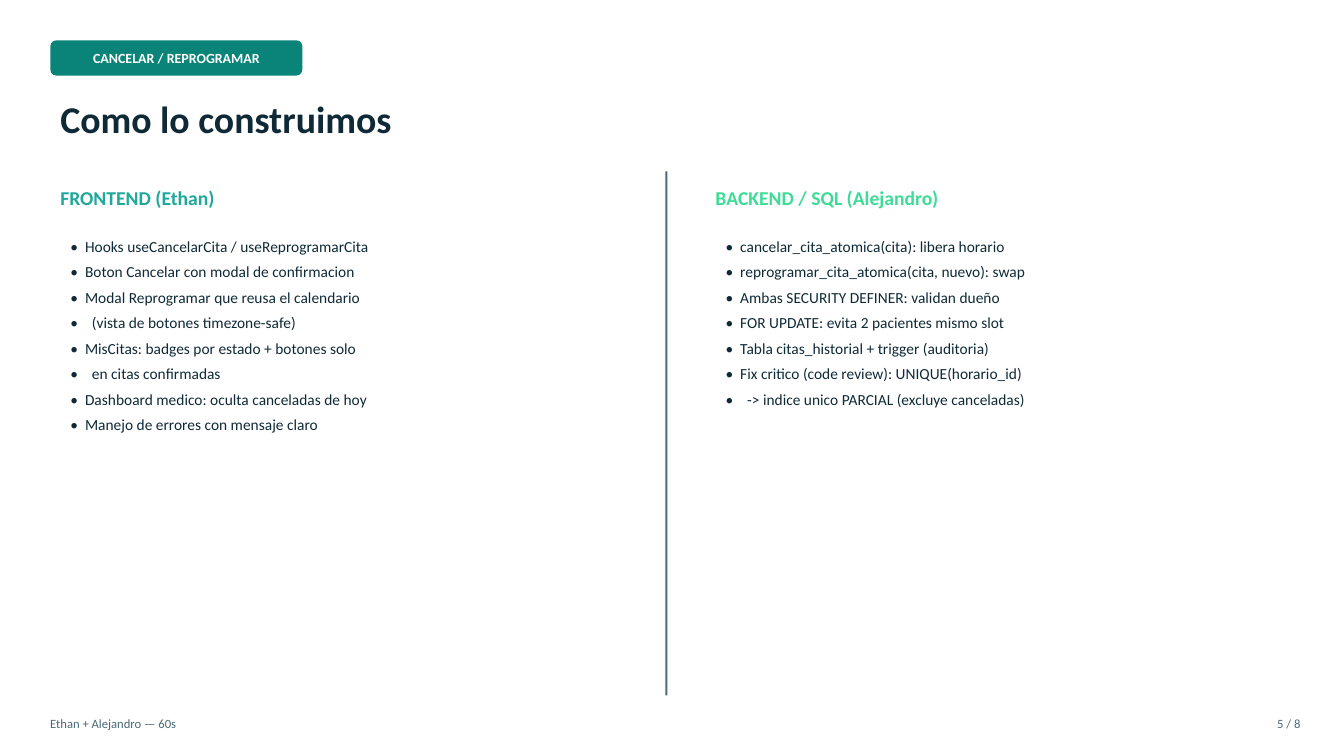
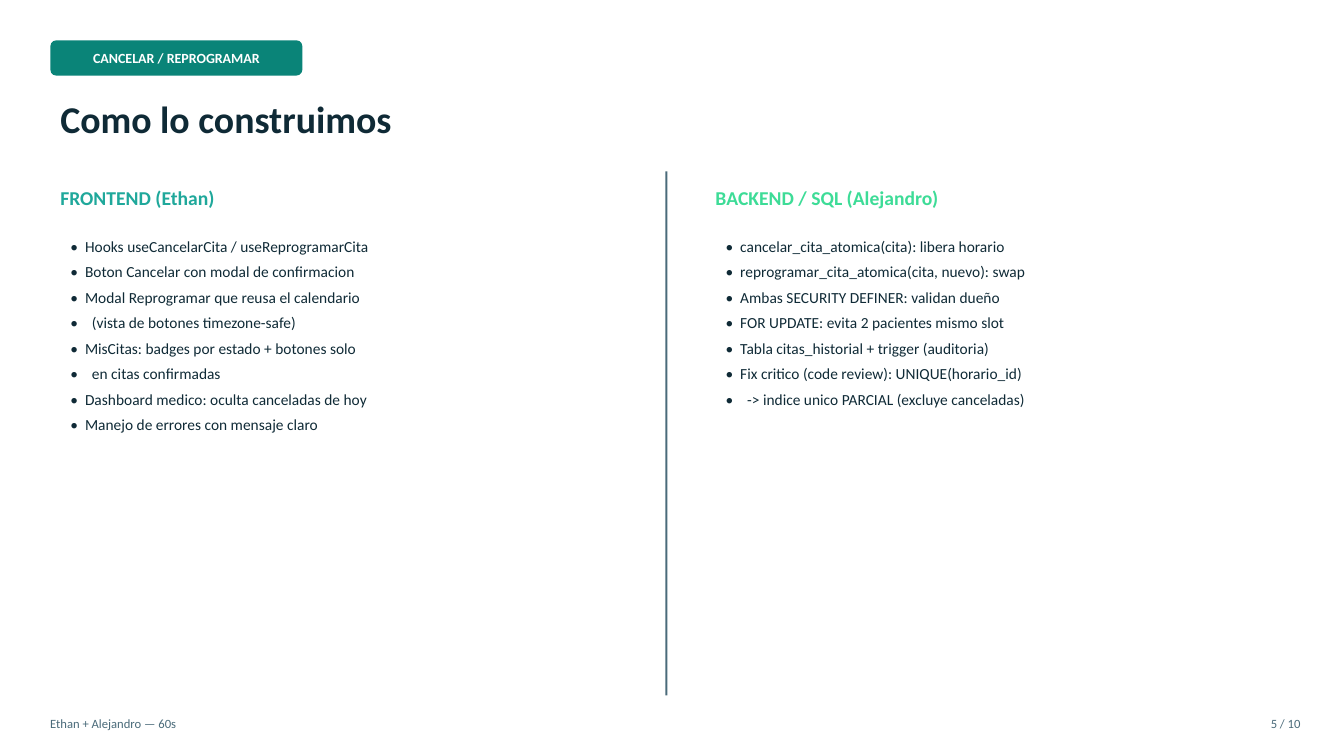
Before and after one commit to Helios-TeamUTP/Helios, a slide deck: slide 5 of dailys/Entrega_Viernes/HELIOS_Sprint2.pptx. Drawn at 1344x756 pixels with LibreOffice and Linux fonts; fonts in the diff are those of the drawing. Boxes give left, top, right and bottom in pixels: in the first picture for what was removed or moved away, otherwise in the second. Text is boxed around its words. In the diff, an @@ line names an element or a change of style, - is before the commit and + after.

```diff
--- a/dailys/Entrega_Viernes/HELIOS_Sprint2.pptx
+++ b/dailys/Entrega_Viernes/HELIOS_Sprint2.pptx
@@ text at box(1271, 720, 1301, 728): text changed @@
-5 / 8
+5 / 10
```
Also in this commit, not shown: 6 other slides changed, 3 slides added, 1 slide removed, 4 other files.
